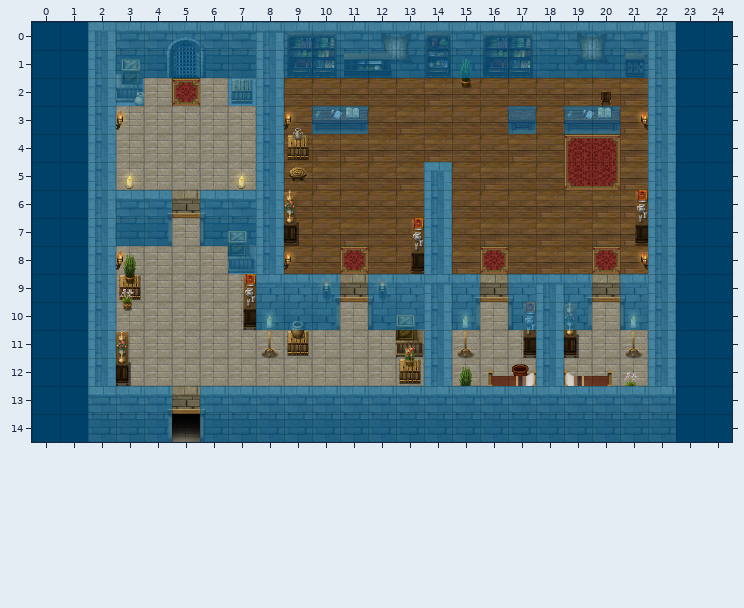
Tiled map, stored at res/map/gandriabarracks/gandriabarracks.tmx. That is the earlier state.
Cells are 50x50 px. Shown: x 0..24, y 0..14.
The result:
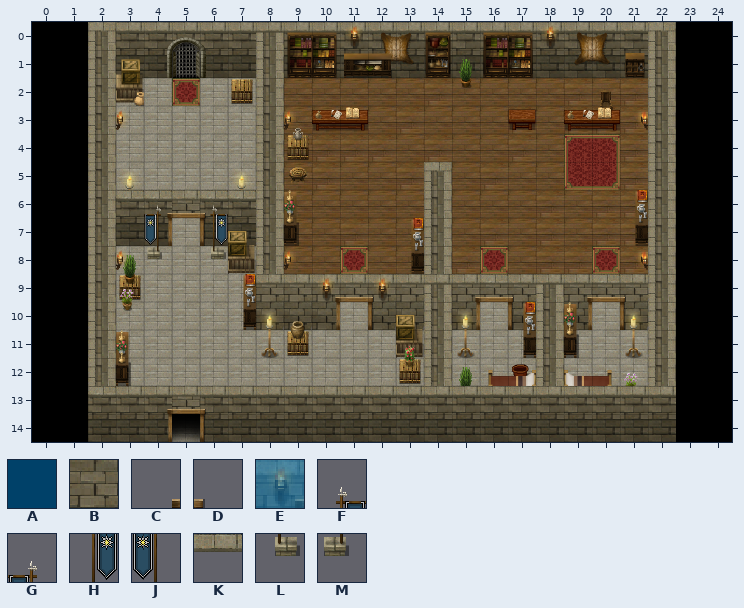
Key: from "tileset_map_gandriabarracks": A 76, B 77, C 99, D 101, E 163, F 177, G 178, H 196, J 197, K 210, L 215, M 216.
_ is an empty cell.
Tiles replaced or removed in this view: A, C, D, E, K.
Tiles of an added or newly shown layer are drawn over the layers below it.
See-through tiles are keyed as they look on the map.
Change:
Changed rows in their new state; . is an unchanged cell.
Layer "BG 2":
first column x 10:
 9 _._
Layer "BG 3":
first column x 10:
 9 _._
Layer "BG 4":
first column x 4:
 6 G.F......
 7 J.H......
 8 M.L......
 9 ......_._
Layer "LFG 1":
first column x 10:
 9 B.B..B.B.B.B
Layer "LFG 2":
first column x 10:
 9 K.K..K.K.K.K
Layer "LFG 4" (added):
first column x 11:
 0 E......E
first column x 10:
 9 E.E
Layer "collidable" (now hidden):
first column x 0:
 0 _________________________
 1 _________________________
 2 ____...__.............___
 3 ___....._.__....._.__.___
 4 ___....._.............___
 5 ___....._....._.......___
 6 _____.___....._.......___
 7 _____.___....._.......___
 8 ___....__....._.......___
 9 ___.....___.____.___.____
10 ___.....___.____.___.____
11 ___..........._..._...___
12 ___..........._..._...___
13 _____.___________________
14 _____.___________________
Changed places in both pictures, as pixel boxes (x1, y1, x2, y2):
changed: (32, 22, 732, 442)
